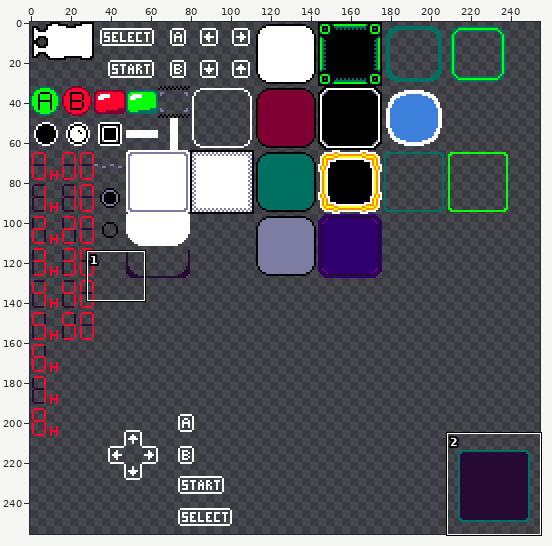
Two states of a pixel-art file, textures/aseprite/UI.aseprite. Above, an overview of the earlier version with the close-up marked.
Close-up. Old version:
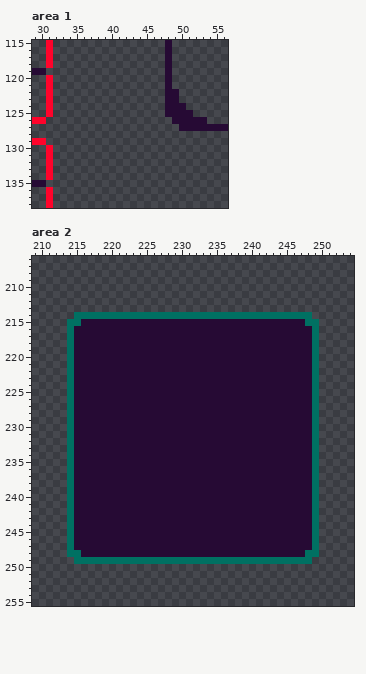
256x256 pixels, 1 frame. Shown: area 1: x 29..56, y 115..138; area 2: x 209..254, y 206..255. The wide view leaves out empty margins.
And afterwards:
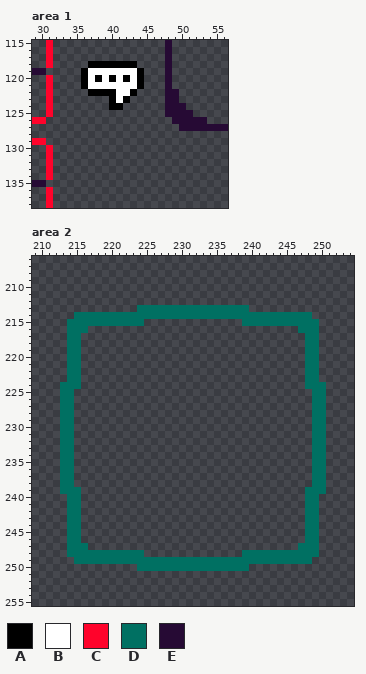
Palette (. is transparent): A #000000  B #ffffff  C #ff032b  D #007062  E #260a34
What changed:
Area 1, layer "Layer 1":
y 118: x 37..43 ....... -> AAAAAAA
y 119: x 36..44 ......... -> ABBBBBBBA
y 120: x 36..44 ......... -> ABABABABA
y 121: x 36..44 ......... -> ABBBBBBBA
y 122: x 37..43 ....... -> AAAABBA
y 123: x 40..42 ... -> ABA
y 124: x 40..41 .. -> AA
Area 2, layer "Layer 1":
y 213: x 224..239 ................ -> DDDDDDDDDDDDDDDD
y 215: x 216..247 EEEEEEEEEEEEEEEEEEEEEEEEEEEEEEEE -> DDDDDDDDD..............DDDDDDDDD
y 216: x 215..248 EEEEEEEEEEEEEEEEEEEEEEEEEEEEEEEEEE -> DD..............................DD
y 217..223: x 215..248 EEEEEEEEEEEEEEEEEEEEEEEEEEEEEEEEEE -> D................................D
y 224: x 213 . -> D; x 215..248 EEEEEEEEEEEEEEEEEEEEEEEEEEEEEEEEEE -> D................................D; x 250 . -> D
y 225..238: x 213 . -> D; x 215..248 EEEEEEEEEEEEEEEEEEEEEEEEEEEEEEEEEE -> ..................................; x 250 . -> D
y 239: x 213 . -> D; x 215..248 EEEEEEEEEEEEEEEEEEEEEEEEEEEEEEEEEE -> D................................D; x 250 . -> D
y 240..246: x 215..248 EEEEEEEEEEEEEEEEEEEEEEEEEEEEEEEEEE -> D................................D
y 247: x 215..248 EEEEEEEEEEEEEEEEEEEEEEEEEEEEEEEEEE -> DD..............................DD
y 248: x 216..247 EEEEEEEEEEEEEEEEEEEEEEEEEEEEEEEE -> DDDDDDDDD..............DDDDDDDDD
y 250: x 224..239 ................ -> DDDDDDDDDDDDDDDD
Boxes around the changes in both close-ups, in picture pixels (x1, y1, x2, y2):
added: (81, 61, 144, 110)
changed: (60, 305, 326, 571)
